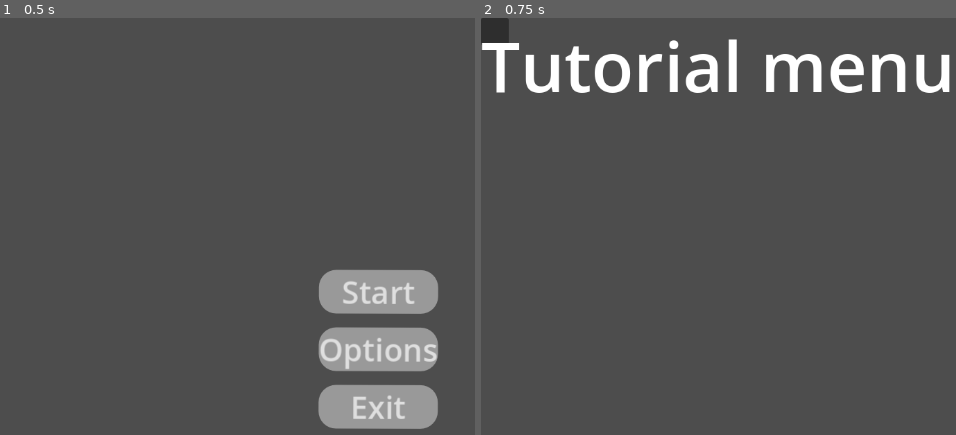
Above: before the commit, frames 1-2 (left to right).
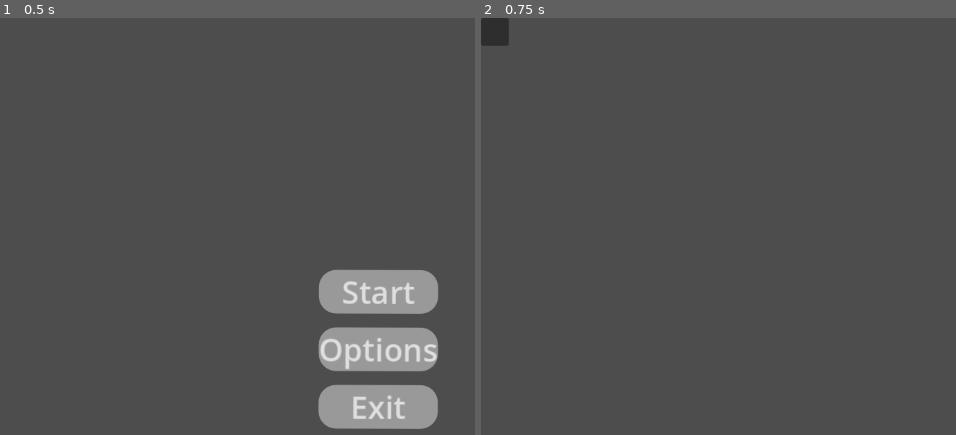
Above: after the commit, the same moments.

Repository: nakamura85/ProjectDemo_V0.0.1
Game: Godot game, scene res://mainMenu.tscn
Two runs of this game, one before a commit and one after it. Both use one fixed random seed, a clock stepped at 60 frames per second and the inputs below.
Inputs:
- Up to frame 1 (0.5 s): no input
- Up to frame 2 (0.75 s): click "Start" at 0.5 s

Frame 1 is identical in both runs. In frame 2, 4.3% of the frame differs, in the area x 0-99%, y 5-18%.

Commit message:
Patch 0.0.3

Diff:
--- /dev/null
+++ b/projectx_v0.0.1/Scence1.tscn
@@ -0,0 +1,27 @@
+[gd_scene load_steps=3 format=3 uid="uid://dqyp7tsaaexie"]
+
+[ext_resource type="Texture2D" uid="uid://b7jtj8jm8pbs8" path="res://Resources/1920x1080-bright-green-solid-color-background.jpg" id="1_256ka"]
+
+[sub_resource type="RectangleShape2D" id="RectangleShape2D_l36h0"]
+size = Vector2(1897.8499, 1067.8486)
+
+[node name="Scence1" type="Node2D"]
+
+[node name="Sprite2D" type="Sprite2D" parent="."]
+position = Vector2(2006.0001, 1475)
+scale = Vector2(2.121875, 0.08888899)
+texture = ExtResource("1_256ka")
+
+[node name="StaticBody2D" type="StaticBody2D" parent="Sprite2D"]
+
+[node name="CollisionShape2D" type="CollisionShape2D" parent="Sprite2D/StaticBody2D"]
+position = Vector2(1.6494141, -27.675781)
+shape = SubResource("RectangleShape2D_l36h0")
+
+[node name="Label" type="Label" parent="."]
+offset_left = 1078.0
+offset_top = 652.0
+offset_right = 1351.0
+offset_bottom = 748.0
+theme_override_font_sizes/font_size = 70
+text = "Scence1"
--- a/projectx_v0.0.1/project.godot
+++ b/projectx_v0.0.1/project.godot
@@ -10,21 +10,15 @@
 
 [application]
 
-config/name="ProjectX_V0.0.1"
+config/name="ProjectX_V0.0.1 (4.4) _Copy"
 run/main_scene="uid://r3antjychlqb"
-config/features=PackedStringArray("4.4", "GL Compatibility")
+config/features=PackedStringArray("4.5", "GL Compatibility")
 config/icon="res://icon.svg"
 
 [dotnet]
 
 project/assembly_name="ProjectX_V0.0.1"
 
-[file_customization]
-
-folder_colors={
-"res://Resources/": "blue"
-}
-
 [rendering]
 
 renderer/rendering_method="gl_compatibility"
--- /dev/null
+++ b/projectx_v0.0.1/skipbutton.gd
@@ -0,0 +1,5 @@
+extends Button
+
+
+func _on_pressed() -> void:
+	get_tree().change_scene_to_file("res://Scence1.tscn")
--- a/projectx_v0.0.1/tutorialMenu.tscn
+++ b/projectx_v0.0.1/tutorialMenu.tscn
@@ -1,4 +1,6 @@
-[gd_scene format=3 uid="uid://bt5rnyna0ejnn"]
+[gd_scene load_steps=2 format=3 uid="uid://bt5rnyna0ejnn"]
+
+[ext_resource type="Script" uid="uid://b1g6e43fgvlkv" path="res://skipButton.gd" id="1_x2p0b"]
 
 [node name="TutorialMenu" type="Node2D"]
 
@@ -8,7 +10,20 @@
 
 [node name="Label" type="Label" parent="Panel"]
 layout_mode = 0
-offset_right = 40.0
-offset_bottom = 23.0
+offset_left = 1020.0
+offset_top = 651.0
+offset_right = 1703.0
+offset_bottom = 788.0
 theme_override_font_sizes/font_size = 100
 text = "Tutorial menu"
+
+[node name="Button" type="Button" parent="."]
+offset_left = 2375.0
+offset_top = 35.0
+offset_right = 2504.0
+offset_bottom = 126.0
+theme_override_font_sizes/font_size = 60
+text = "Skip"
+script = ExtResource("1_x2p0b")
+
+[connection signal="pressed" from="Button" to="Button" method="_on_pressed"]
Binary file added: projectx_v0.0.1/Resources/1920x1080-bright-green-solid-color-background.jpg
Not shown, added: projectx_v0.0.1/skipbutton.gd.uid
Not shown, added: projectx_v0.0.1/.nomedia
